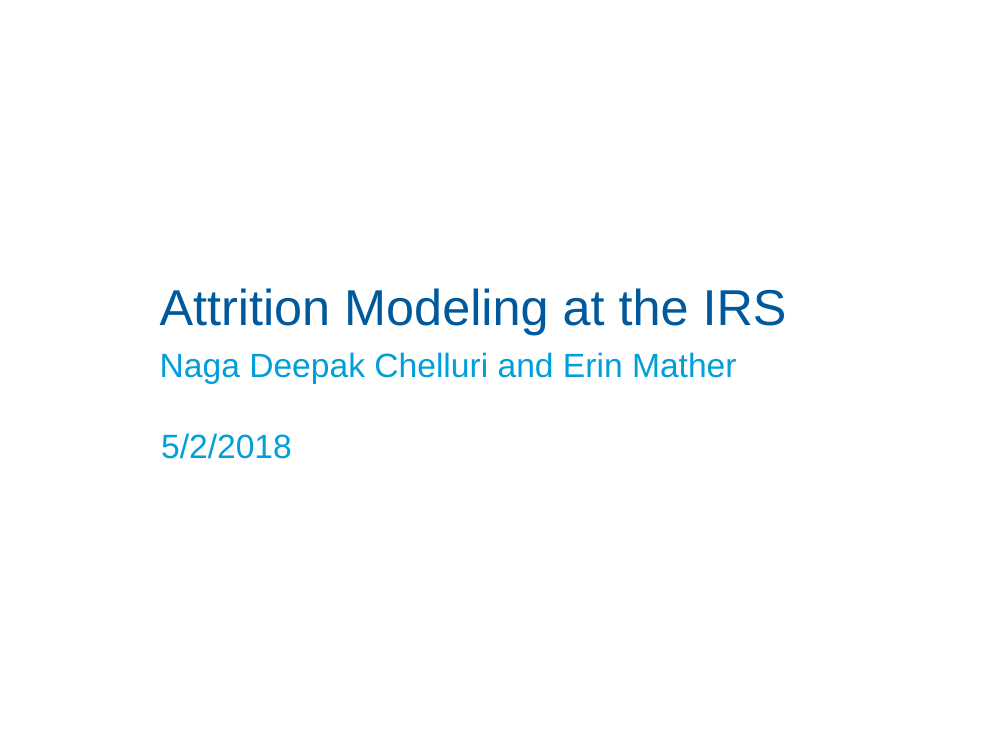
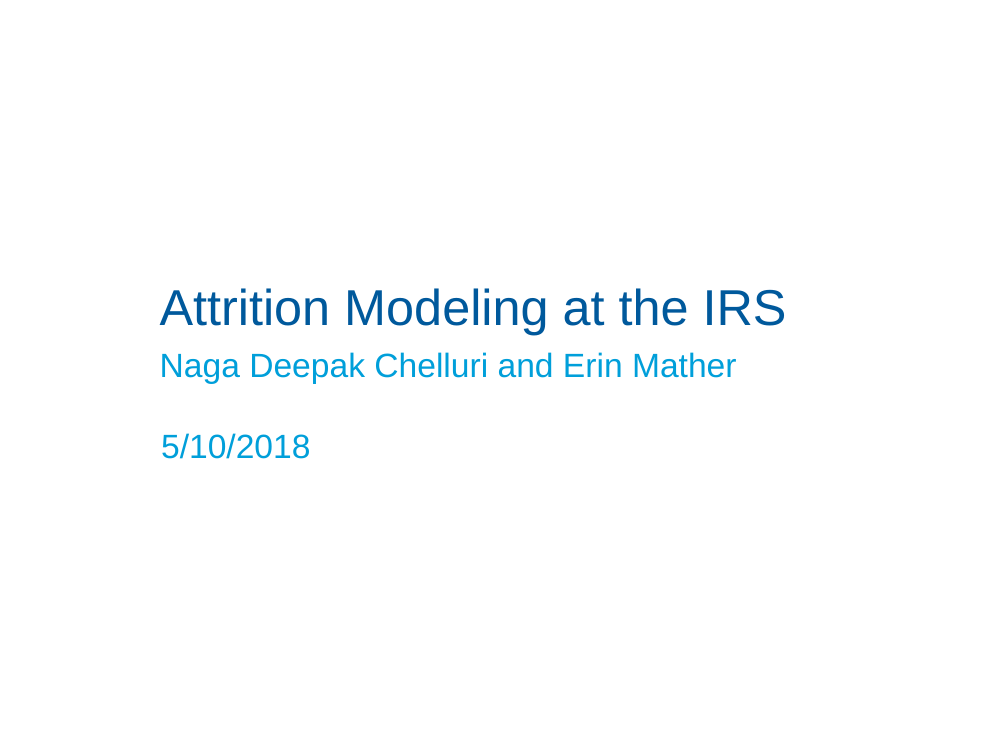
Before and after one commit to nagadeepakc/irs-attrition, a slide deck: slide 1 of img/docs/presentation.pptx. Drawn at 1008x756 pixels with LibreOffice and Linux fonts; fonts in the diff are those of the drawing; background and template pictures are left out. Boxes give left, top, right and bottom in pixels: in the first picture for what was removed or moved away, otherwise in the second. Text is boxed around its words. In the diff, an @@ line names an element or a change of style, - is before the commit and + after.

```diff
--- a/img/docs/presentation.pptx
+++ b/img/docs/presentation.pptx
@@ text at (x1=161, y1=433, x2=310, y2=459): text changed @@
-5/2/2018
+5/10/2018
```
Also in this commit, not shown: 1 other slide changed, 2 other files.
